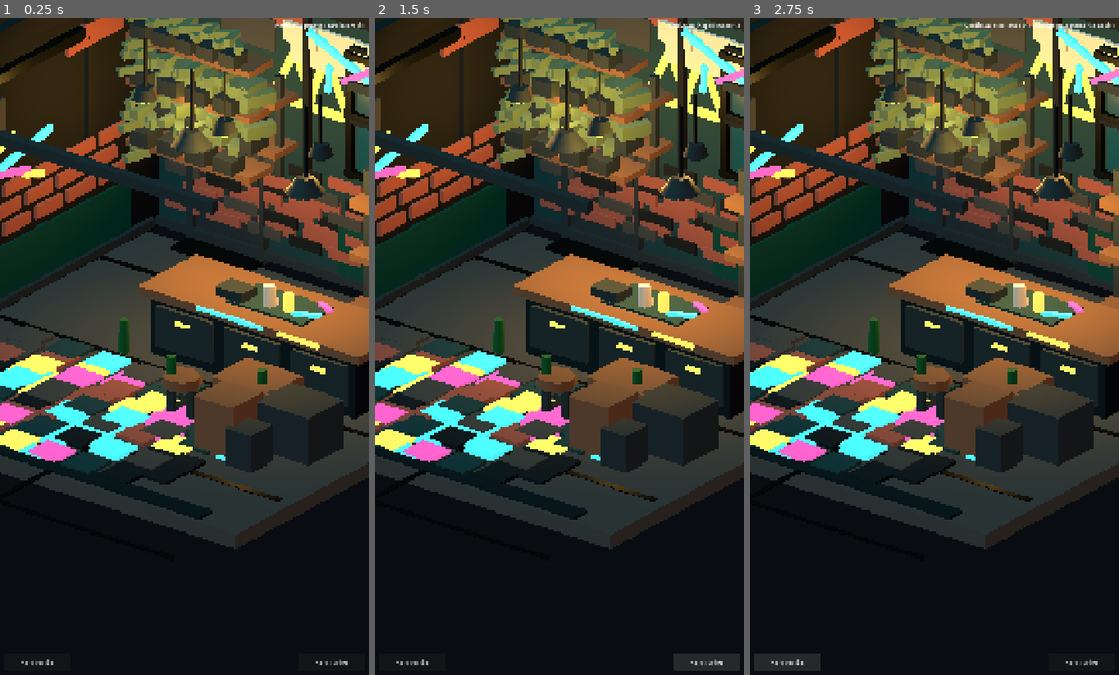
Above: before the commit, frames 1-3 (left to right).
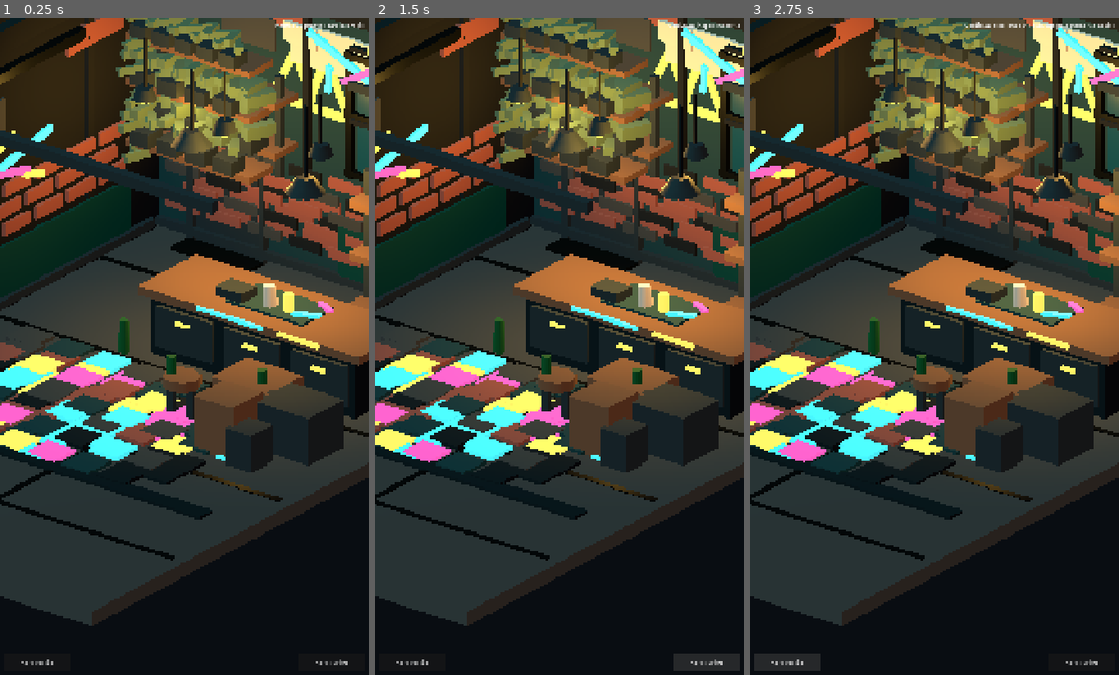
Above: after the commit, the same moments.

Repository: az1nn/growing-rio
Game: Godot game, scene res://tools/visual_lab/visual_lab_runner.tscn
Two runs of this game, one before a commit and one after it. Both use one fixed random seed, a clock stepped at 60 frames per second and the inputs below. This scene is started directly instead of the project's main scene.
Inputs:
- Up to frame 1 (0.25 s): no input
- Up to frame 2 (1.5 s): click "Abrir gestão" at 0.5 s; click "Abrir cultivo" at 1.25 s
- Up to frame 3 (2.75 s): click "Abrir gestão" at 2 s

The runs differ from the first frame. In frame 1, 8.4% of the frame differs, in the area x 0-99%, y 31-93%; in frame 2, 8.4%; in frame 3, 8.4%.

Commit message:
fix(012): preserve Operation rear floor boundary

Diff:
--- a/scenes/visual/operation_diorama.gd
+++ b/scenes/visual/operation_diorama.gd
@@ -187,10 +187,6 @@
     # like the compact cutaway room in the accepted concept. This is visual-only:
     # interaction nodes and gameplay ownership remain untouched.
     var world := $Viewport/World
-    var floor := world.get_node_or_null("Floor") as MeshInstance3D
-    if floor != null:
-        floor.scale.z = 0.66
-        floor.position.z = 0.10
 
     for node_name in [
         "ForegroundApron",
